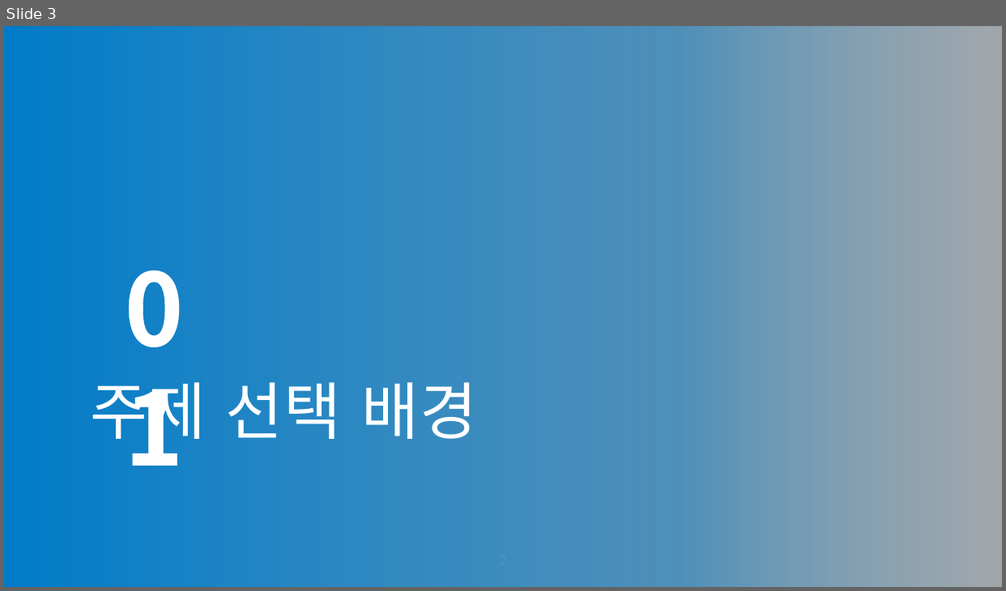
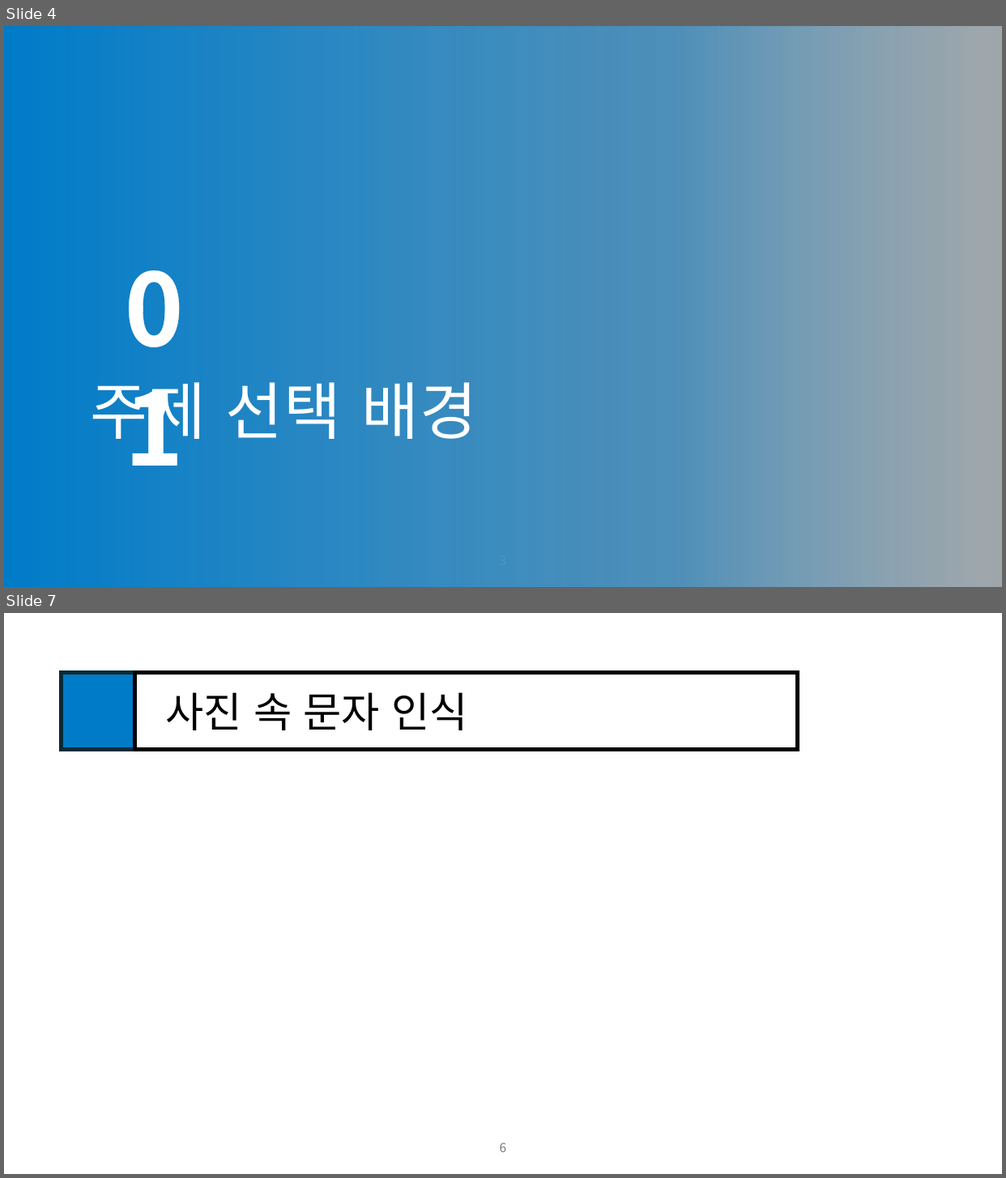
Before and after one commit to naisksh32/2nd_TechSeminar, a slide deck: PPT/진짜 준비자료.pptx. Shown one above the other, each under a label of ours: slide 3 before the commit, slides 4 and 7 after it; the slides between them are not shown. The pictures are 1006x591 and 1006x1178 pixels, drawn with LibreOffice and Linux fonts; fonts in the diff are those of the drawing; background and template pictures are left out; a plain dark background stands for a picture behind light text. Boxes give left, top, right and bottom in pixels: in the first picture for what was removed or moved away, otherwise in the second. Text is boxed around its words. In the diff, an @@ line names an element or a change of style, - is before the commit and + after.

```diff
--- a/PPT/진짜 준비자료.pptx
+++ b/PPT/진짜 준비자료.pptx
@@ slide 7 added at (4,613,1002,1174), background #FFFFFF @@
@@ rectangle added at (61,673,134,749), fill #007BC8, outline #092A39 4 pt @@
@@ rectangle added at (134,673,798,749), fill #FFFFFF, outline #000000 4 pt, 40 pt, text #000000 @@
+사진 속 문자 인식
@@ page number added at (500,1143,507,1152), 12 pt, text #797979 @@
+6
@@ what was slide 3 is now slide 4 @@
```
Also in this commit, not shown: 2 slides changed, 24 other slides added, 4 slides removed, 45 other files.
